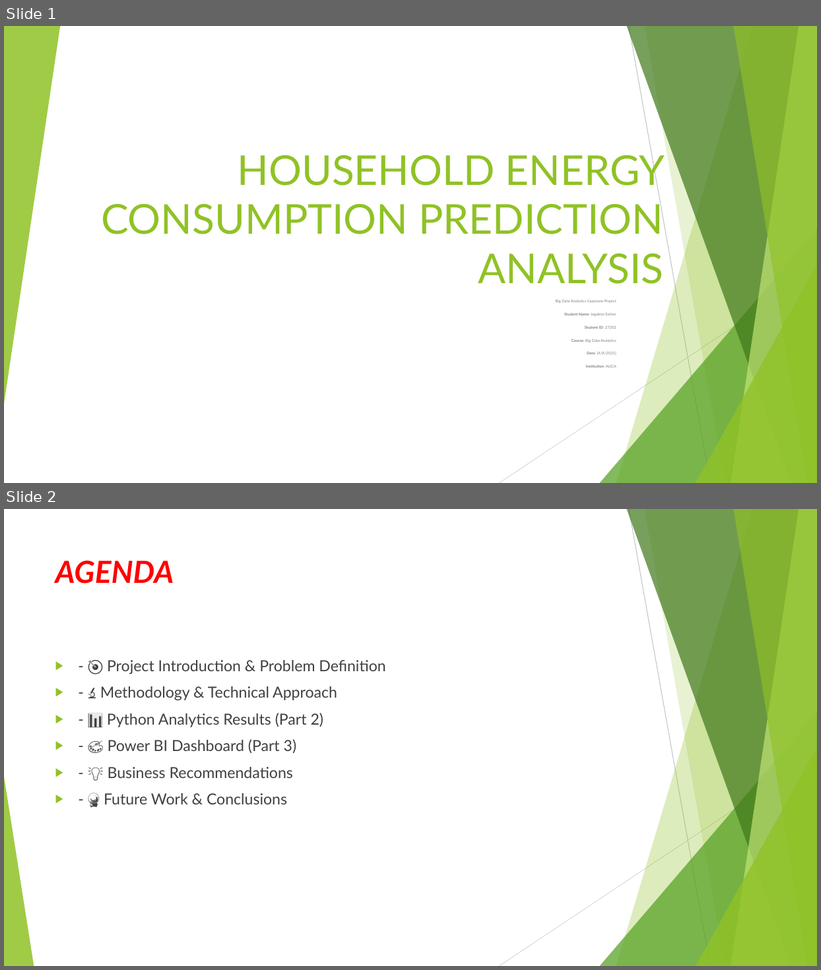
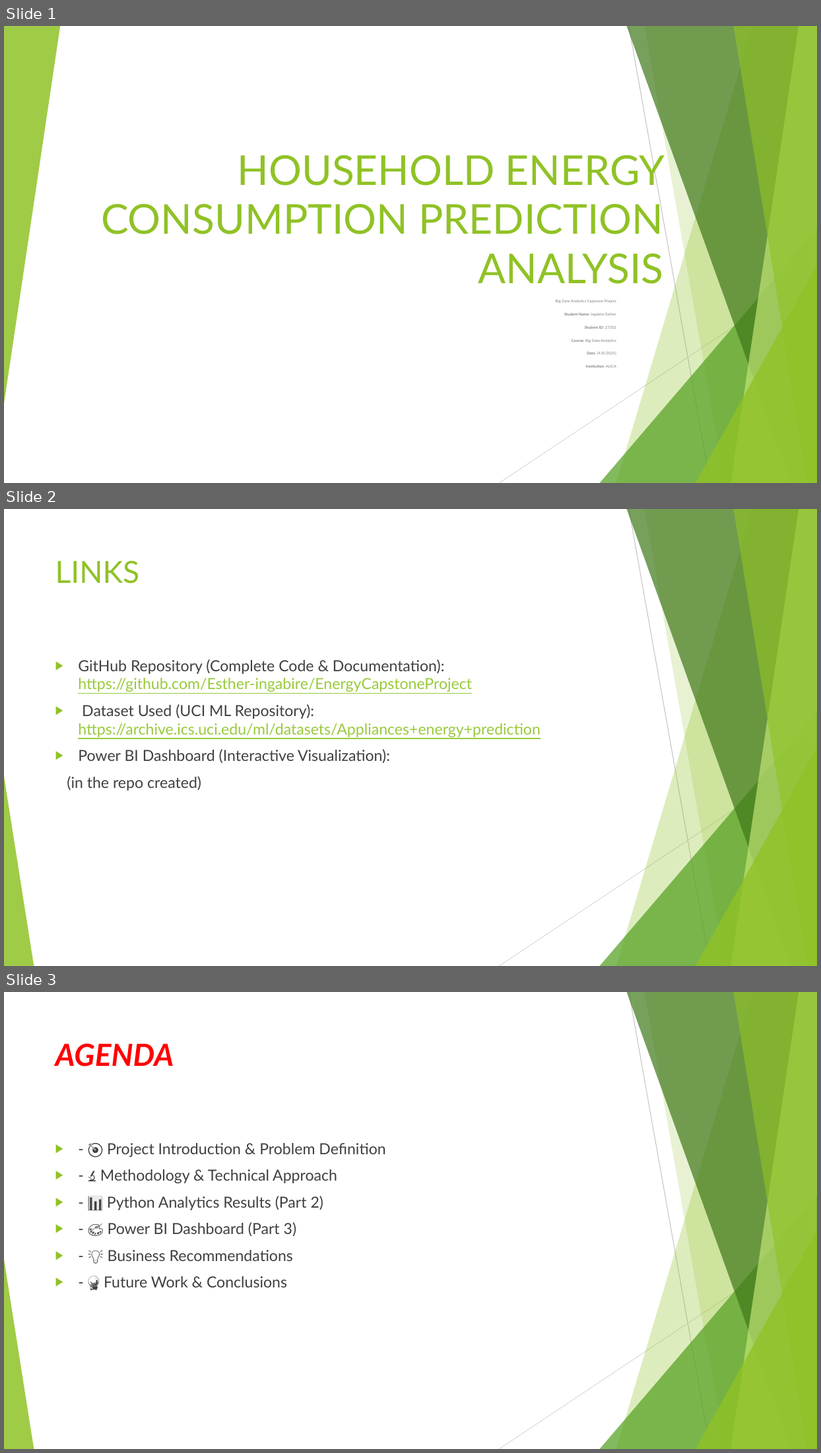
Before and after one commit to Esther-ingabire/EnergyCapstoneProject, a slide deck: Pro.pptx. Shown one above the other, each under a label of ours: slides 1 and 2 before the commit, slides 1, 2 and 3 after it. The pictures are 821x970 and 821x1453 pixels, drawn with LibreOffice and Linux fonts; fonts in the diff are those of the drawing. Boxes give left, top, right and bottom in pixels: in the first picture for what was removed or moved away, otherwise in the second. Text is boxed around its words. In the diff, an @@ line names an element or a change of style, - is before the commit and + after.

Commit message:
Add project links and resources section to README.md for submission guidance

```diff
--- a/Pro.pptx
+++ b/Pro.pptx
@@ slide 2 added at [4, 509, 817, 966], background #FFFFFF; not listed: 10 template elements that a slide beside it also shows @@
@@ title added at [55, 560, 140, 584], 36 pt, text #90C226 @@
+LINKS
@@ text added at [67, 659, 541, 791], 18 pt, text #404040 @@
+▶ GitHub Repository (Complete Code & Documentation): https://github.com/Esther-ingabire/EnergyCapstoneProject
+▶ Dataset Used (UCI ML Repository): https://archive.ics.uci.edu/ml/datasets/Appliances+energy+prediction
+▶ Power BI Dashboard (Interactive Visualization):
+(in the repo created)
@@ what was slide 2 is now slide 3 @@
```
Also in this commit, not shown: 1 other file.
